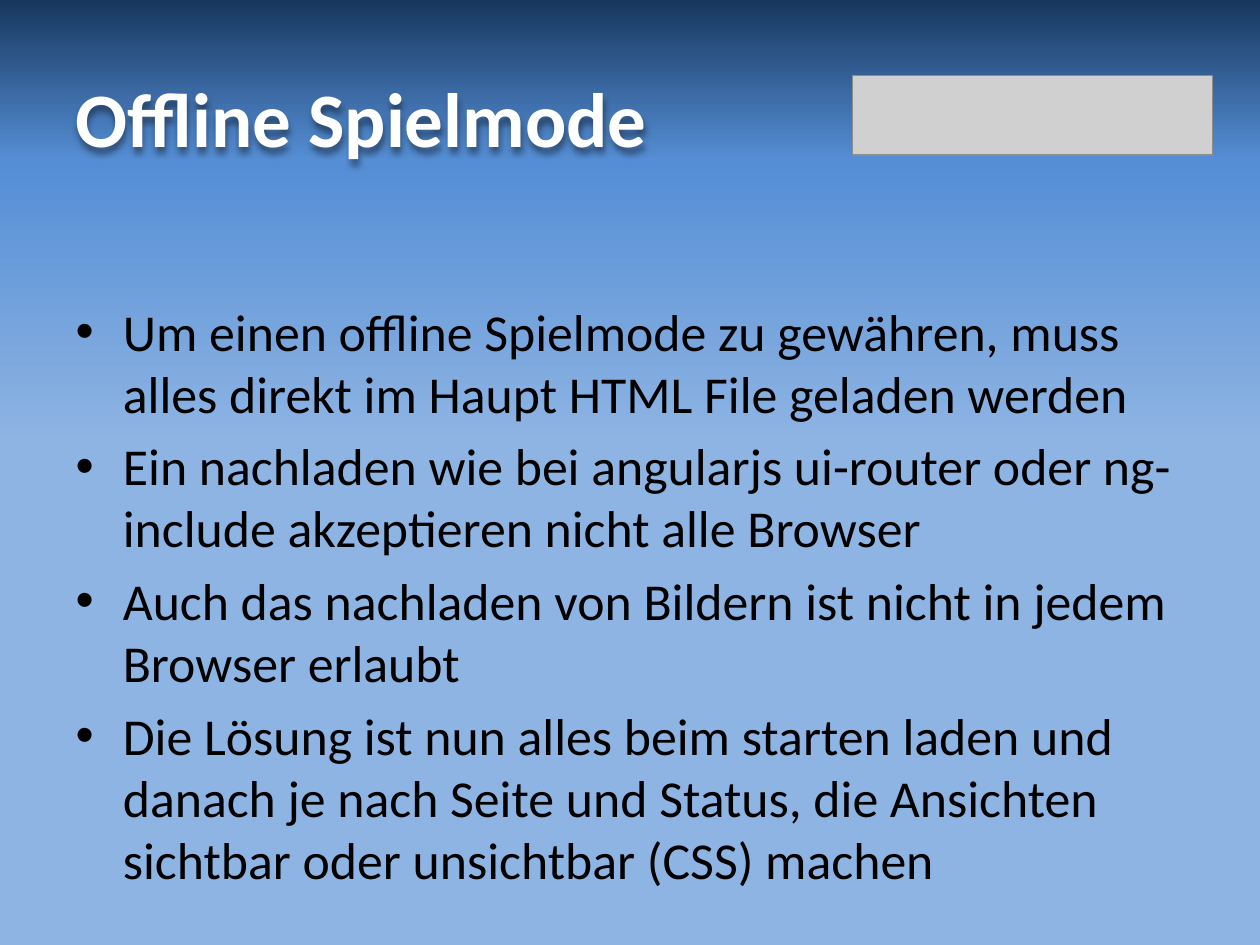
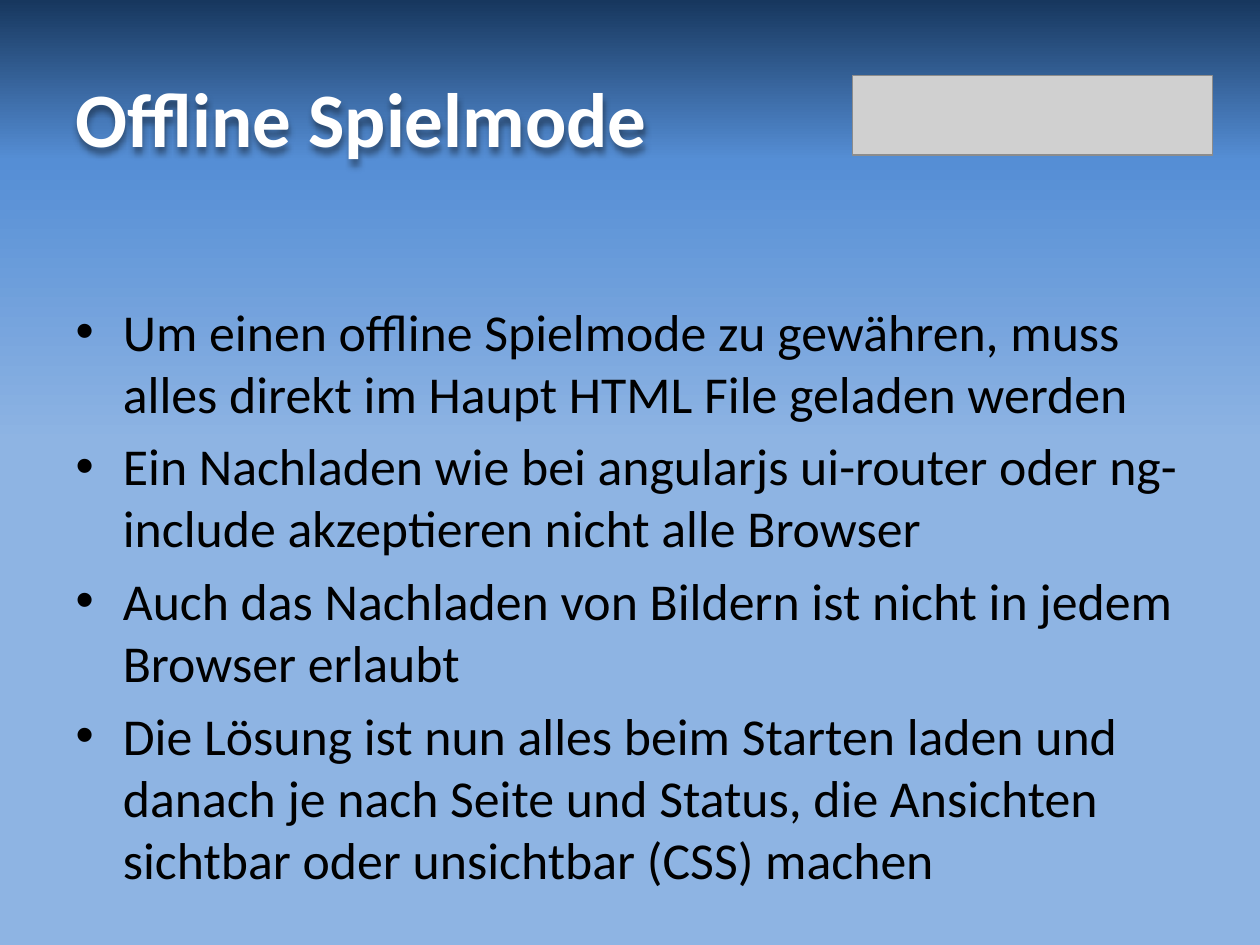
Before and after one commit to grrd01/Reversi---Legacy-BFH-Version, a slide deck: slide 7 of resources/reversi_praesentation.pptx. Drawn at 1260x945 pixels with LibreOffice and Linux fonts; fonts in the diff are those of the drawing; grey boxes stand for pictures. Boxes give left, top, right and bottom in pixels: in the first picture for what was removed or moved away, otherwise in the second. Text is boxed around its words. In the diff, an @@ line names an element or a change of style, - is before the commit and + after.

Commit message:
update presentation

```diff
--- a/resources/reversi_praesentation.pptx
+++ b/resources/reversi_praesentation.pptx
@@ text at [123,449,1176,826]: text changed @@
-• Ein nachladen wie bei angularjs ui-router oder ng-include akzeptieren nicht alle Browser
-• Auch das nachladen von Bildern ist nicht in jedem Browser erlaubt
-• Die Lösung ist nun alles beim starten laden und danach je nach Seite und Status, die Ansichten sichtbar oder unsichtbar (CSS) machen
+• Ein Nachladen wie bei angularjs ui-router oder ng-include akzeptieren nicht alle Browser
+• Auch das Nachladen von Bildern ist nicht in jedem Browser erlaubt
+• Die Lösung ist nun alles beim Starten laden und danach je nach Seite und Status, die Ansichten sichtbar oder unsichtbar (CSS) machen
```
Also in this commit, not shown: 2 other slides changed.
